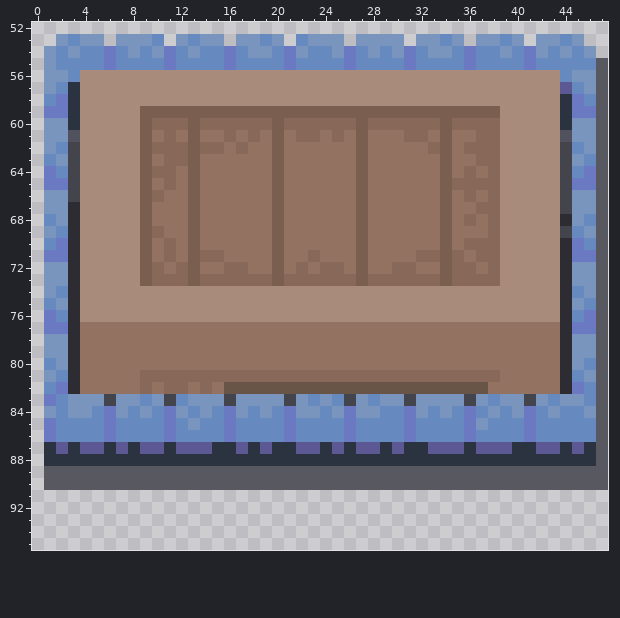
Two versions of one sprite sheet, sprites/images/pit_animation_4.png. The first picture shows the starting point.
The file is 96x192 pixels, drawn in blocks of 2x2; one block is one cell here. Pixels under 10% opacity are left out. Shown: x 0..47, y 52..95.
Once edited:
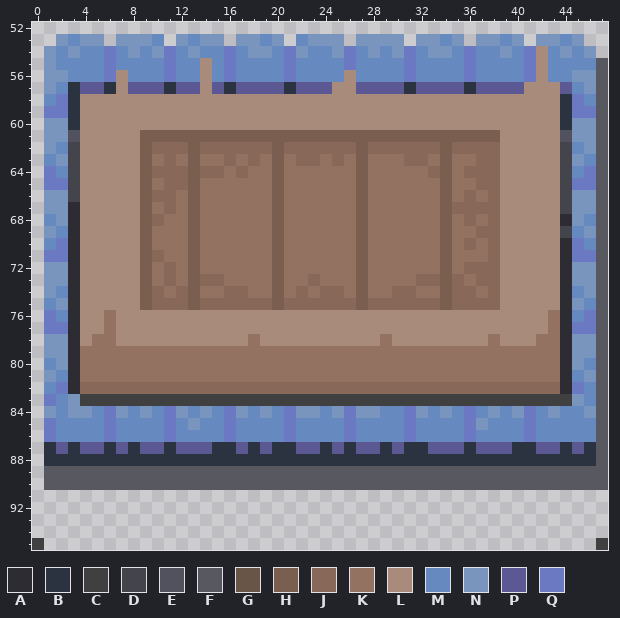
Palette (. is transparent): A #2c2c32  B #2b3340  C #404040  D #44444d  E #52525f  F #585861  G #685548  H #7a5f50  J #886959  K #937261  L #a88b7b  M #668abf  N #7995be  P #5b5894  Q #6b78c2
Changes in this commit:
The author changed colour L to colour B in row 57 at x 6, 11, 16, 21, 31 and 36.
Colour C now appears in row 95 at x 0 and 47.
The author changed colour D to colour C in row 83 at x 6, 11, 16, 21, 26, 31, 36 and 41.
The author changed colour M to colour C in row 83 at x 9, 12, 23, 25, 28, 38 and 43.
The author changed colour N to colour C in row 83 at x 4 to 5, 7 to 8, 10, 13 to 15, 17 to 20, 22, 24, 27, 29 to 30, 32 to 35, 37, 39 to 40, 42 and 44.
The author changed colour J to colour H in row 61 at x 11, 16, 18, 22 to 23, 25, 31 to 32 and 37 to 38.
The author changed colour K to colour H in row 61 at x 10, 12, 14 to 15, 17, 19, 21, 24, 26, 28 to 30, 33 and 35 to 36.
The author changed colour L to colour H in rows 74 to 75 at x 9, 13, 20, 27 and 34.
The author changed colour G to colour J in row 82 at x 16 to 37.
The author changed colour K to colour J in row 62 at x 16, 18 to 19, 21 to 26, 28 to 32 and 35; in row 63 at x 16, 18, 22 to 23, 25 and 31 to 32; in row 64 at x 12, 14 to 15, 17, 33 and 37; in row 65 at x 12; in row 66 at x 11; in row 67 at x 11 and 35 to 36.
The author changed colour K to colour J in row 68 at x 10; in row 69 at x 37; in row 71 at x 10; in row 72 at x 11 and 37; in row 82 at x 4 to 8, 10, 13, 15 and 38 to 43.
The author changed colour L to colour J in row 74 at x 10, 12, 16 to 17, 22, 24 to 25, 30 to 31, 35 to 36 and 38; in row 75 at x 10 to 12, 14 to 19, 21 to 26, 28 to 33 and 35 to 38.
The author changed colour J to colour K in row 63 at x 12; in row 65 at x 35 to 36; in row 69 at x 10; in row 70 at x 11 and 37; in row 71 at x 11, 14 to 15, 23, 32 to 33, 35 and 37; in row 72 at x 10, 12, 16 to 17, 22, 24 to 25, 30 to 31 and 35.
The author changed colour J to colour K in row 73 at x 10, 12, 16 to 19, 21 to 22, 24 to 26, 28 to 31 and 36; in row 81 at x 9 to 38.
The author changed colour L to colour K in row 74 at x 11, 14 to 15, 18 to 19, 21, 23, 26, 28 to 29, 32 to 33 and 37; in row 76 at x 6 and 43.
The author changed colour H to colour L in row 59 at x 9 to 38; in row 60 at x 9, 13, 20, 27 and 34.
The author changed colour J to colour L in row 60 at x 10 to 12, 14 to 19, 21 to 26, 28 to 33 and 35 to 38.
The author changed colour K to colour L in row 77 at x 4 to 5 and 7 to 42; in row 78 at x 4, 7 to 17, 19 to 28, 30 to 37 and 39 to 41.
The author changed colour M to colour L in row 55 at x 14 and 42.
The author changed colour N to colour L in row 54 at x 42.
The author changed colour L to colour M in row 56 at x 4 to 5, 8 to 10, 12 to 13, 15, 17 to 20, 22 to 25, 27 to 30, 32 to 35, 37 to 40 and 43.
The author changed colour L to colour P in row 57 at x 4 to 5, 8 to 10, 12 to 13, 15, 17 to 20, 22 to 24, 27 to 30, 32 to 35 and 37 to 40.
The author changed colour L to colour Q in row 56 at x 6, 11, 16, 21, 31, 36 and 41.
Changed places in both pictures, as pixel boxes (x1, y1, x2, y2):
changed: (80, 46, 572, 406)
added: (32, 538, 44, 550)
added: (596, 538, 608, 550)
